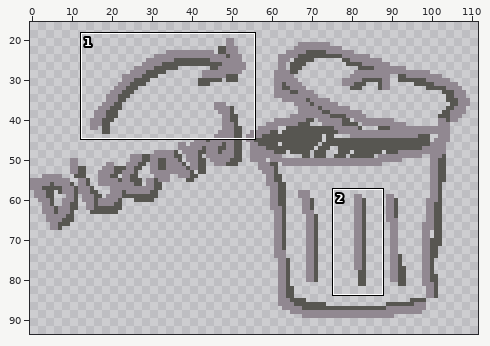
Two states of a pixel-art file, lockdeck/assets/hand/discard.aseprite. The first picture is a wide view before the edit; the outline marks the close-up.
Close-up. Before:
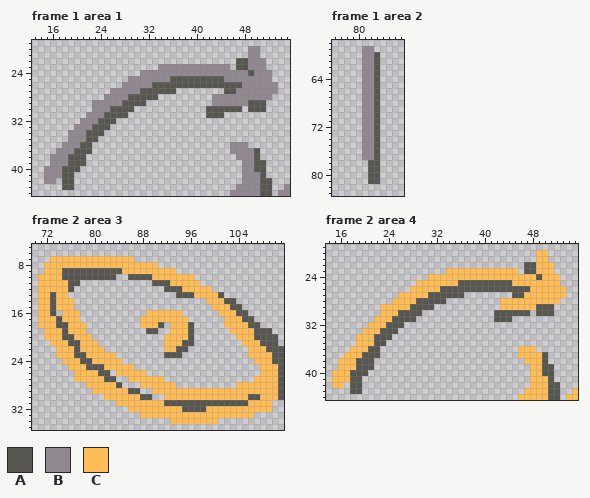
112x96 pixels, 2 frames. Shown: frame 1 area 1: x 13..55, y 19..44; frame 1 area 2: x 76..87, y 58..83; frame 2 area 3: x 70..111, y 5..35; frame 2 area 4: x 14..55, y 19..44. The wide view leaves out empty margins. The commit also changed other frames or places, which this record leaves out.
Palette (. is transparent): A #575651  B #918891  C #ffbc57
After the commit:
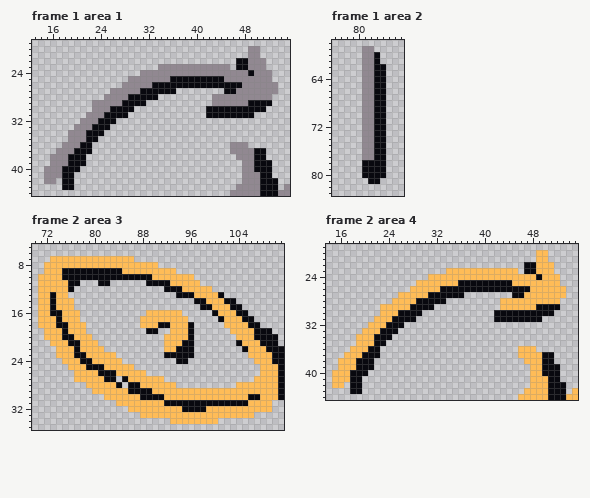
What changed:
colour A: #575651 -> #09090f
Changed rows in their new state; - is a pixel that keeps its letter.
Frame 1 area 1, layer "Layer 1":
first column x 45:
29 -------A
30 ---A----
31 AAAAA---
first column x 51:
37 A--
38 A--
39 -A-
40 -A-
41 -A-
42 --A
43 --A
44 --A
Frame 1 area 2, layer "Layer 1":
first column x 81:
62 ---A
63 ---A
64 ---A
65 ---A
66 ---A
67 ---A
68 ---A
69 ---A
70 ---A
71 ---A
72 ---A
73 ---A
74 ---A
75 ---A
76 ---A
77 ---A
78 A--A
79 A--A
80 A--A
Frame 2 area 3, layer "Layer 1":
first column x 74:
10 ----------AA--------------------
11 -------AA------A----------------
14 -----------------------AA-------
15 ------------------------AA------
16 A-------------------------A-----
17 ---------------------------A----
18 ------------------A-------------
21 ------------------------------A-
22 ----------------------A--------A
23 ---------------------AA---------
24 --------------------AA----------
26 ---------A----------------------
27 -----------A--------------------
28 ------------AA------------------
29 --------------AA----------------
30 ----------------AA--------------
Frame 2 area 4, layer "Layer 1": the same change as frame 1 area 1
